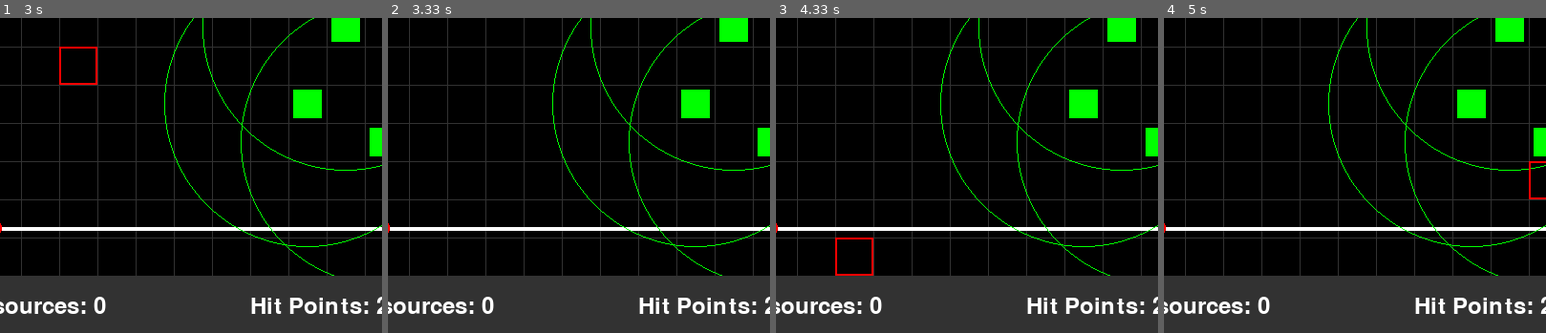
Above: before the commit, frames 1-4 (left to right).
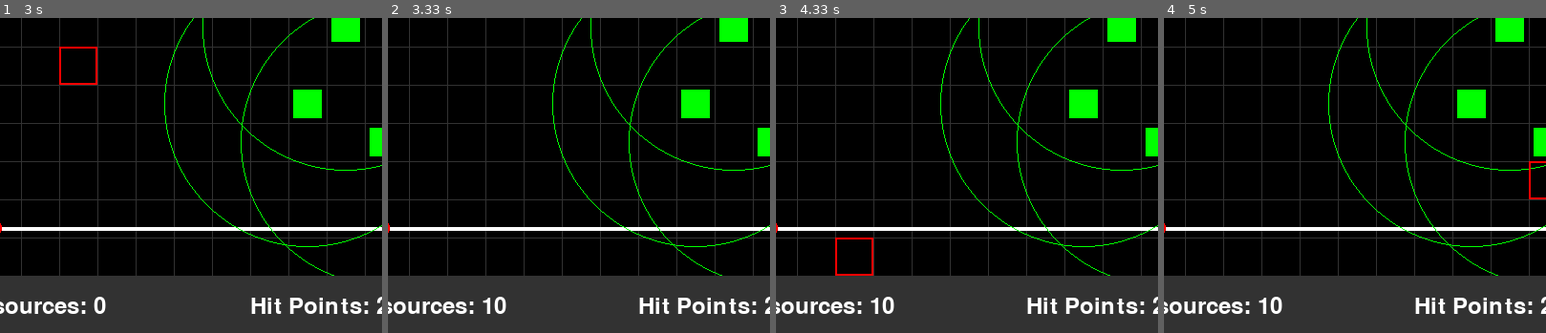
Above: after the commit, the same moments.

Repository: xbito/xbito-td1
Game: pygame game, started from main.py
The game is run twice, just before and just after one commit, with the same random seed, the same clock (stepped at 60 frames per second) and the same inputs.
Inputs (mouse positions are % of the whole screen's width and height, from its top left):
- Up to frame 1 (3 s): click (50, 50) at 0.38 s; click (60, 72) at 0.72 s; click (24, 13) at 1.05 s; click (14, 47) at 1.38 s; click (50, 62) at 1.72 s; click (36, 29) at 2.05 s; click (85, 76) at 2.38 s; click (18, 60) at 2.72 s
- Up to frame 2 (3.33 s): click (21, 31) at 3.05 s
- Up to frame 3 (4.33 s): click (26, 68) at 3.38 s; click (86, 73) at 3.72 s; click (20, 87) at 4.05 s
- Up to frame 4 (5 s): click (19, 56) at 4.38 s; click (56, 78) at 4.72 s
The pictures show only the part of the screen within x 7-57%, y 50-100%; the shares and areas given below are measured in that part.

Frame 1 is identical in both runs. In frame 2, 0.2% of the frame differs, in the area x 24-31%, y 88-94%; in frame 3, 0.2%; in frame 4, 0.2%.

Commit message:
Added resource rewards

Diff:
--- a/main.py
+++ b/main.py
@@ -101,6 +101,7 @@
         self.health = 100
         self.max_health = 100
         self.speed = 2
+        self.resource_reward = 10  # Default resource reward
 
     def move(self):
         if self.path_index < len(self.path) - 1:
@@ -142,11 +143,15 @@
             ),
         )
 
+    def get_resource_reward(self):
+        return self.resource_reward
+
 
 class SquareEnemy(Enemy):
     def __init__(self, path):
         super().__init__(path)
         self.color = (255, 0, 0)  # Red
+        self.resource_reward = 10  # Standard reward
 
     def draw(self, surface):
         pygame.draw.rect(
@@ -164,6 +169,7 @@
         self.speed = 3  # Faster than other enemies
         self.health = 75
         self.max_health = 75
+        self.resource_reward = 15  # Higher reward due to difficulty
 
     def draw(self, surface):
         points = [
@@ -182,6 +188,7 @@
         self.health = 150
         self.max_health = 150
         self.speed = 1.5  # Slower than other enemies
+        self.resource_reward = 20  # Highest reward due to high health
 
     def draw(self, surface):
         pygame.draw.circle(
@@ -214,9 +221,10 @@
                 self.target = enemy
                 break
 
-    def attack(self, enemies):
+    def attack(self, enemies, game_state):
         if self.target and self.attack_timer <= 0:
             if self.target.take_damage(self.damage):
+                game_state.resources += self.target.get_resource_reward()
                 enemies.remove(self.target)
             self.attack_timer = self.attack_cooldown
             self.current_attack_duration = self.attack_duration
@@ -412,7 +420,7 @@
         # Update and draw towers
         for tower in towers:
             tower.detect_enemies(enemies)
-            tower.attack(enemies)
+            tower.attack(enemies, game_state)
             tower.draw(screen)
             tower.draw_attack(screen)
 
